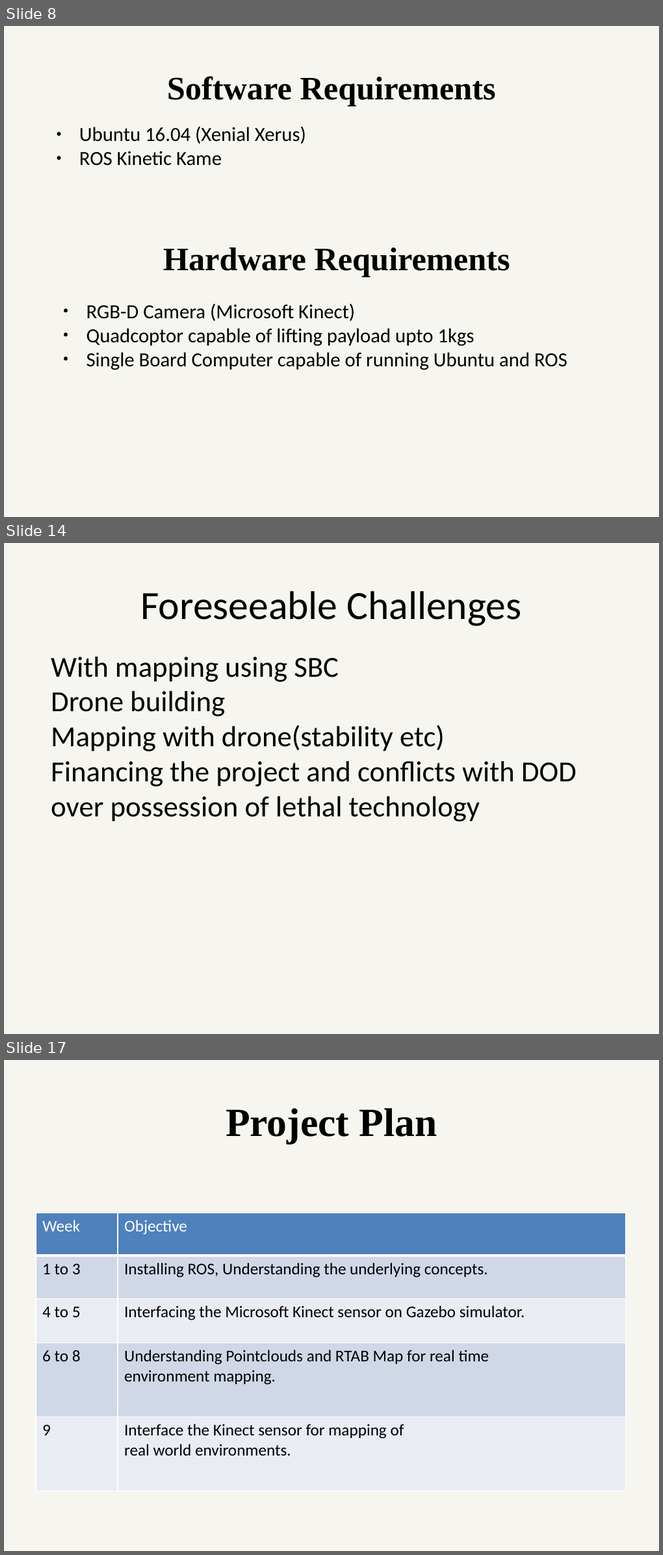
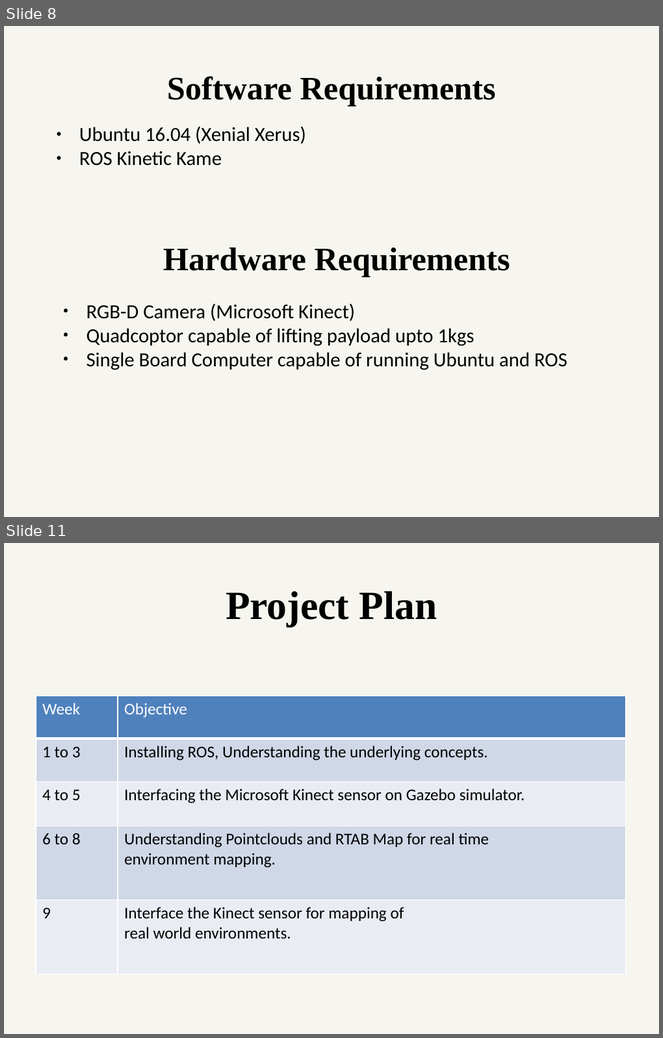
Before and after one commit to ETRX-Batch-2019/Robot-Development-using-ROS, a slide deck: Presentation/4-Aug/Robot-dev-using-ROS.pptx. Shown one above the other, each under a label of ours: slides 8, 14 and 17 before the commit, slides 8 and 11 after it; the slides between them are not shown. The pictures are 663x1555 and 663x1038 pixels, drawn with LibreOffice and Linux fonts; fonts in the diff are those of the drawing. Boxes give left, top, right and bottom in pixels: in the first picture for what was removed or moved away, otherwise in the second. Text is boxed around its words. In the diff, an @@ line names an element or a change of style, - is before the commit and + after.

```diff
--- a/Presentation/4-Aug/Robot-dev-using-ROS.pptx
+++ b/Presentation/4-Aug/Robot-dev-using-ROS.pptx
@@ slide 14 removed at box(4, 543, 659, 1034), background #EEECE1 at 51% opacity @@
@@ text removed at box(140, 591, 522, 626) @@
-Foreseeable Challenges
@@ text removed at box(51, 657, 577, 822) @@
-With mapping using SBC
-Drone building
-Mapping with drone(stability etc)
-Financing the project and conflicts with DOD over possession of lethal technology
@@ what was slide 17 is now slide 11 @@
```
Also in this commit, not shown: 4 slides changed, 5 other slides removed, 1 other file.
